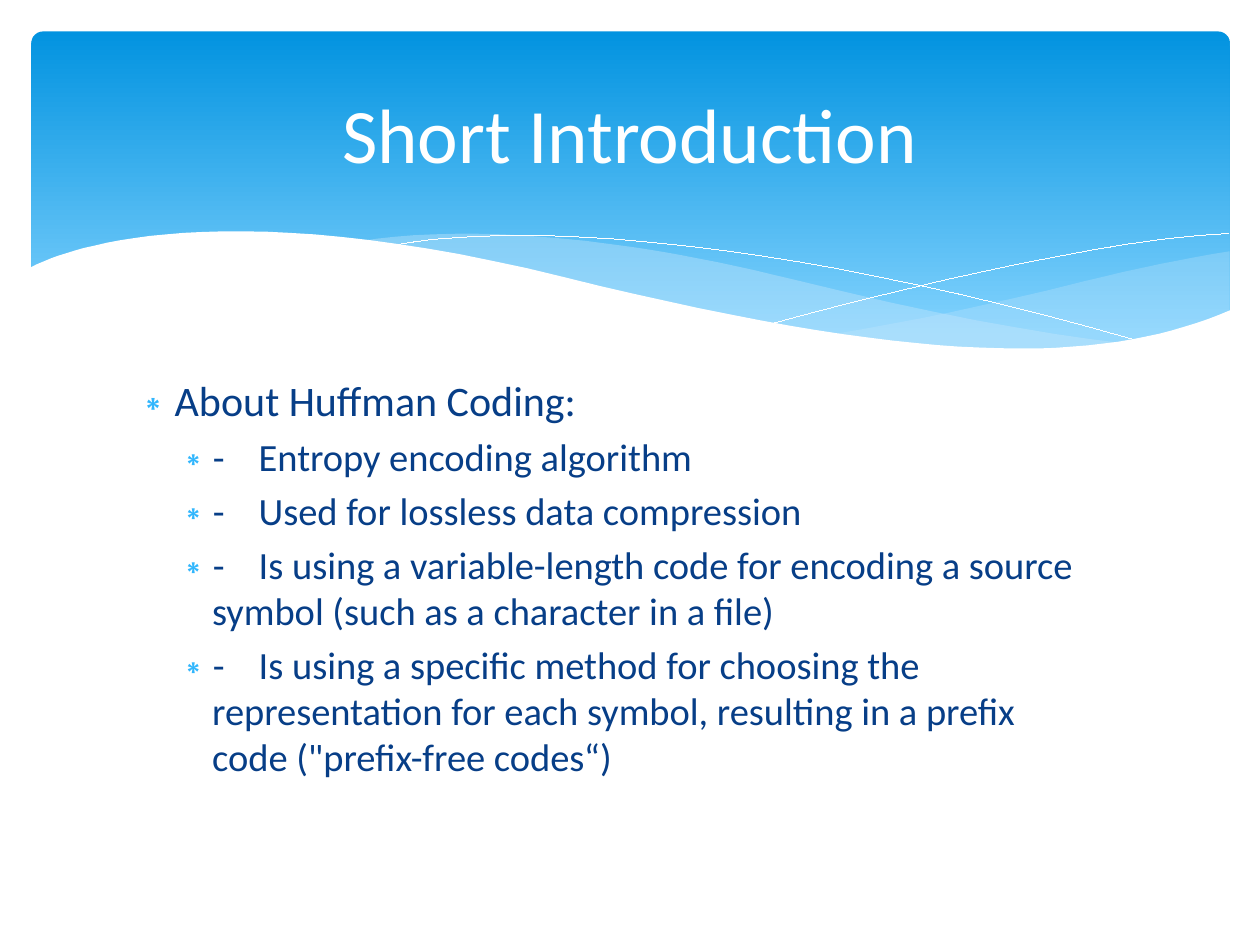
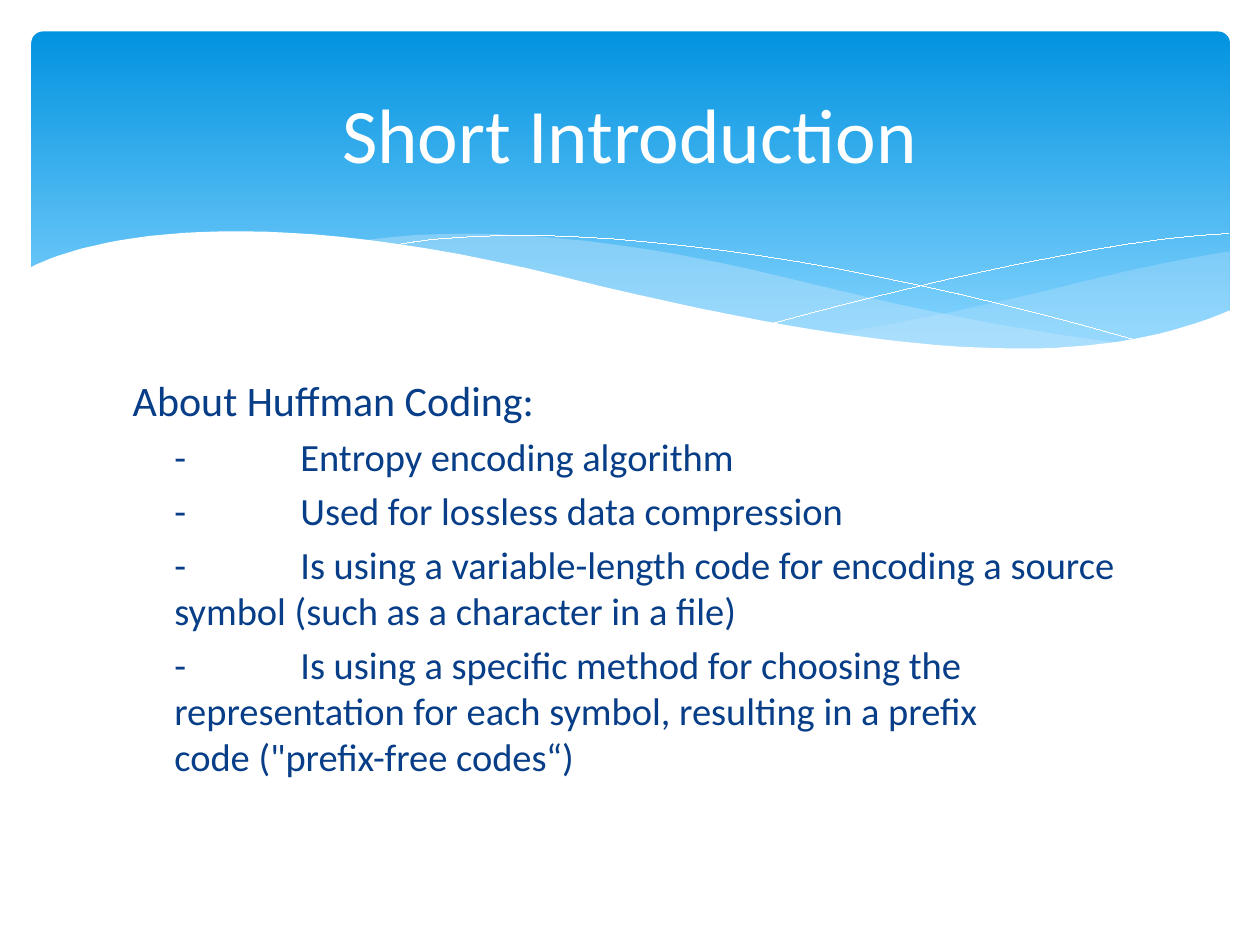
Before and after one commit to mihaescu/ADS, a slide deck: slide 2 of Data-Compression/Huffman.pptx. Drawn at 1260x945 pixels with LibreOffice and Linux fonts; fonts in the diff are those of the drawing. Boxes give left, top, right and bottom in pixels: in the first picture for what was removed or moved away, otherwise in the second. Text is boxed around its words. In the diff, an @@ line names an element or a change of style, - is before the commit and + after.

Commit message:
Huffman presentation

```diff
--- a/Data-Compression/Huffman.pptx
+++ b/Data-Compression/Huffman.pptx
@@ text "About Huffman Coding:" at [133,386,1115,778]: bullet ∗ to none @@
```
Also in this commit, not shown: 7 other slides changed, 3 slides added, 3 slides removed, 1 other file.
